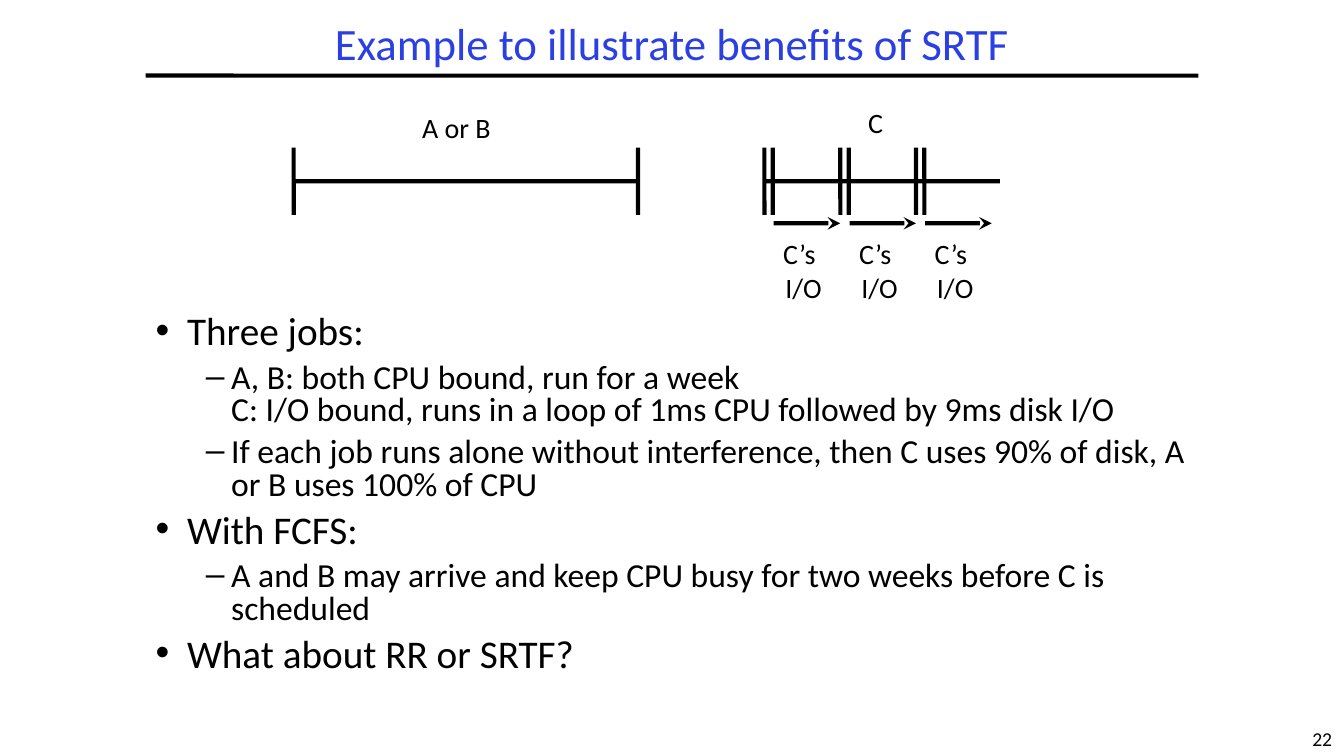
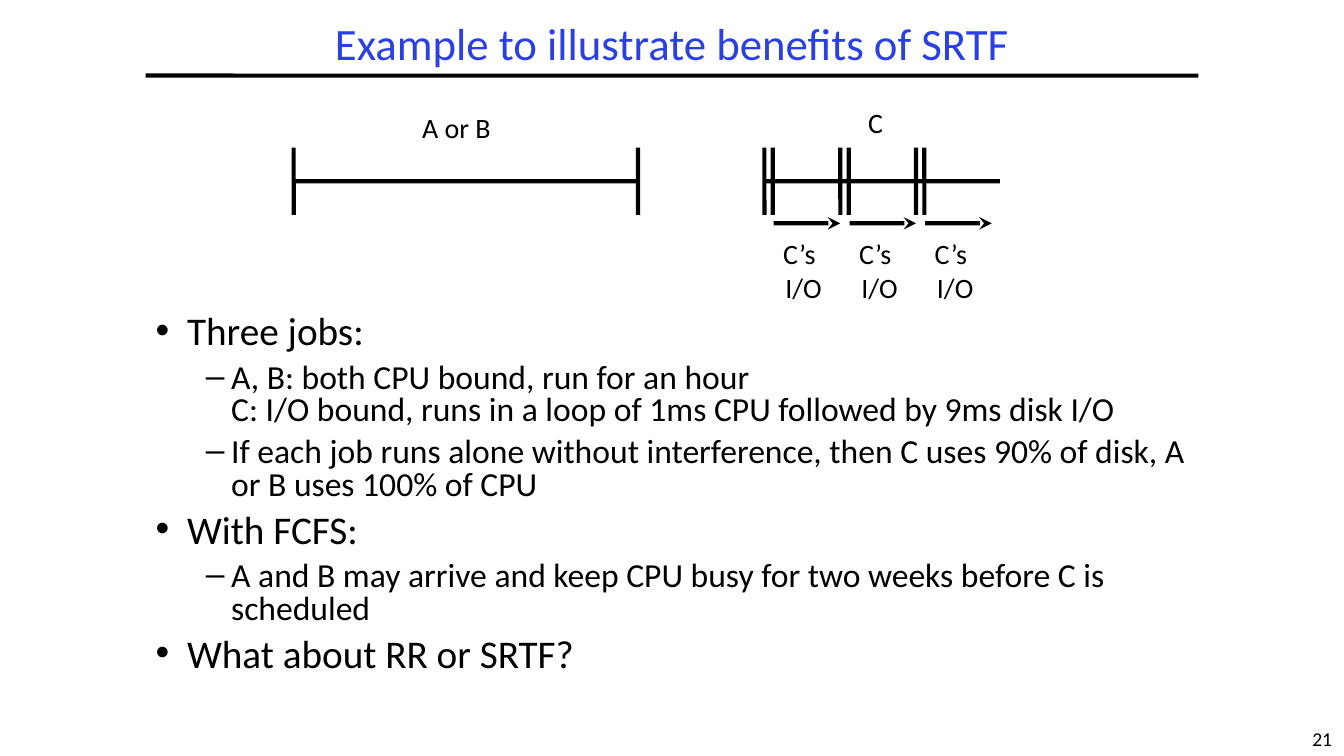
Before and after one commit to guhofstra/CSC256Fa25, a slide deck: slide 21 of PPTs/L5-Scheduling.pptx (slide 22 before the commit). Drawn at 1344x756 pixels with LibreOffice and Linux fonts; fonts in the diff are those of the drawing. Boxes give left, top, right and bottom in pixels: in the first picture for what was removed or moved away, otherwise in the second. Text is boxed around its words. In the diff, an @@ line names an element or a change of style, - is before the commit and + after.

```diff
--- a/PPTs/L5-Scheduling.pptx
+++ b/PPTs/L5-Scheduling.pptx
@@ text at (x1=231, y1=365, x2=1115, y2=427): text changed @@
-  – A, B: both CPU bound, run for a week
-    C: I/O bound, runs in a loop of 1ms CPU followed by 9ms disk I/O
+  – A, B: both CPU bound, run for an hour
+    C: I/O bound, runs in a loop of 1ms CPU followed by 9ms disk I/O
@@ page number at (x1=1312, y1=733, x2=1332, y2=746): text changed @@
-22
+21
```
Also in this commit, not shown: 15 other slides changed, 1 slide added, 1 slide removed, 2 other files.
